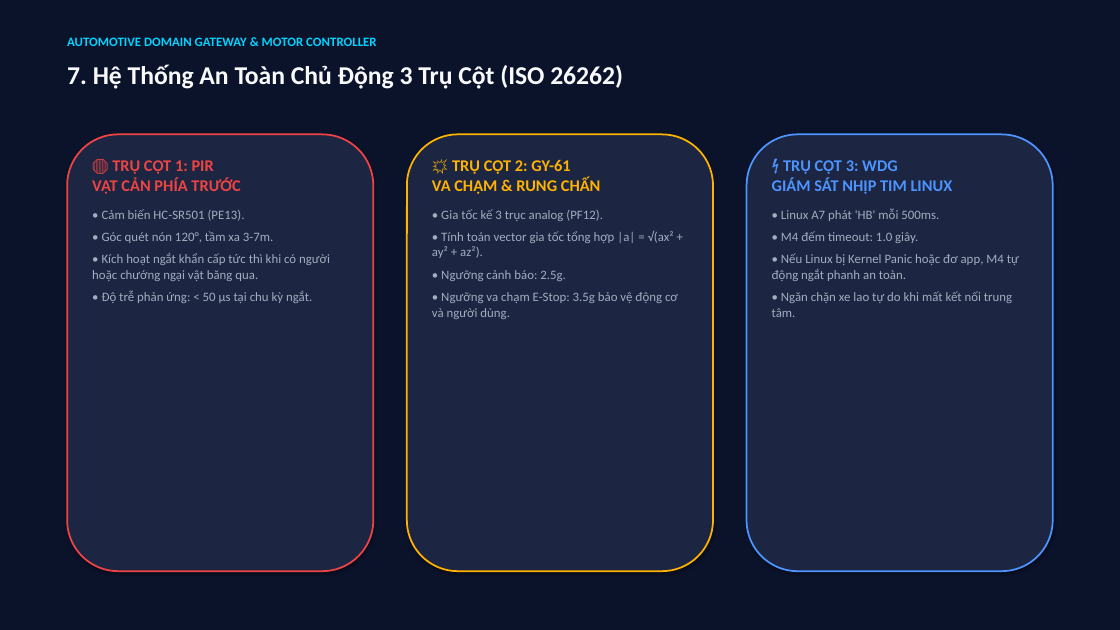
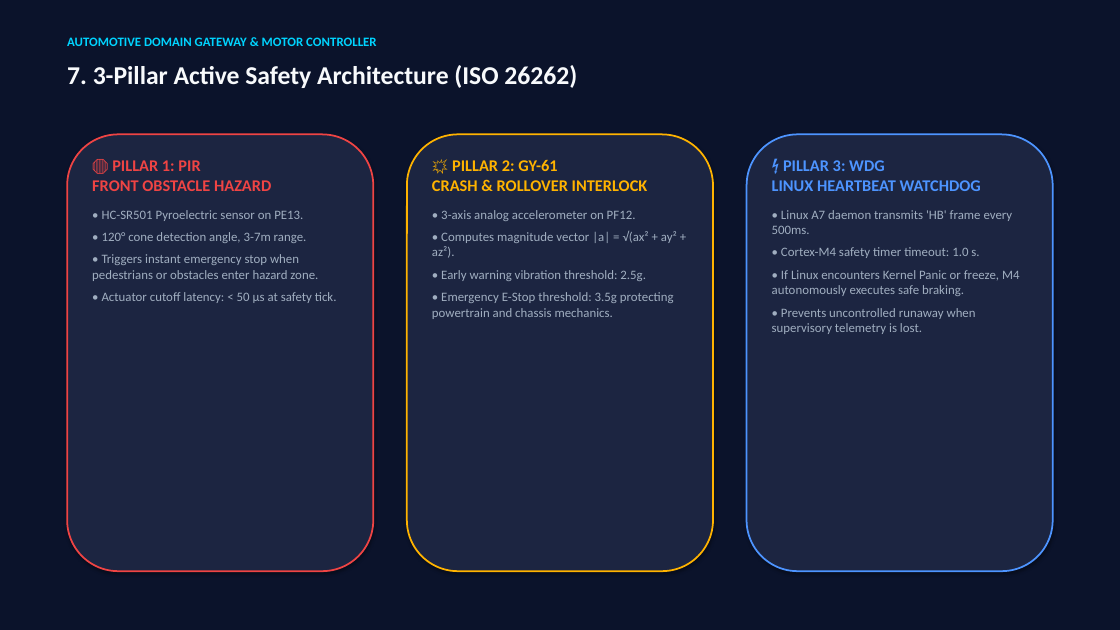
Before and after one commit to dobuuphuoc/stm32mp157d-dk1-automotive-gateway, a slide deck: slide 8 of docs/AUTOMOTIVE_DOMAIN_GATEWAY_PRESENTATION.pptx. Drawn at 1120x630 pixels with LibreOffice and Linux fonts; fonts in the diff are those of the drawing. Boxes give left, top, right and bottom in pixels: in the first picture for what was removed or moved away, otherwise in the second. Text is boxed around its words. In the diff, an @@ line names an element or a change of style, - is before the commit and + after.

```diff
--- a/docs/AUTOMOTIVE_DOMAIN_GATEWAY_PRESENTATION.pptx
+++ b/docs/AUTOMOTIVE_DOMAIN_GATEWAY_PRESENTATION.pptx
@@ text at [67,65,577,88]: text changed @@
-7. Hệ Thống An Toàn Chủ Động 3 Trụ Cột (ISO 26262)
+7. 3-Pillar Active Safety Architecture (ISO 26262)
@@ text at [92,160,337,303]: text changed @@
-🛑 TRỤ CỘT 1: PIR
-VẬT CẢN PHÍA TRƯỚC
-• Cảm biến HC-SR501 (PE13).
-• Góc quét nón 120°, tầm xa 3-7m.
-• Kích hoạt ngắt khẩn cấp tức thì khi có người hoặc chướng ngại vật băng qua.
-• Độ trễ phản ứng: < 50 µs tại chu kỳ ngắt.
+🛑 PILLAR 1: PIR
+FRONT OBSTACLE HAZARD
+• HC-SR501 Pyroelectric sensor on PE13.
+• 120° cone detection angle, 3-7m range.
+• Triggers instant emergency stop when pedestrians or obstacles enter hazard zone.
+• Actuator cutoff latency: < 50 µs at safety tick.
@@ text at [432,160,677,319]: text changed @@
-💥 TRỤ CỘT 2: GY-61
-VA CHẠM & RUNG CHẤN
-• Gia tốc kế 3 trục analog (PF12).
-• Tính toán vector gia tốc tổng hợp |a| = √(ax² + ay² + az²).
-• Ngưỡng cảnh báo: 2.5g.
-• Ngưỡng va chạm E-Stop: 3.5g bảo vệ động cơ và người dùng.
+💥 PILLAR 2: GY-61
+CRASH & ROLLOVER INTERLOCK
+• 3-axis analog accelerometer on PF12.
+• Computes magnitude vector |a| = √(ax² + ay² + az²).
+• Early warning vibration threshold: 2.5g.
+• Emergency E-Stop threshold: 3.5g protecting powertrain and chassis mechanics.
@@ text at [772,160,1019,334]: text changed @@
-⚡ TRỤ CỘT 3: WDG
-GIÁM SÁT NHỊP TIM LINUX
-• Linux A7 phát 'HB' mỗi 500ms.
-• M4 đếm timeout: 1.0 giây.
-• Nếu Linux bị Kernel Panic hoặc đơ app, M4 tự động ngắt phanh an toàn.
-• Ngăn chặn xe lao tự do khi mất kết nối trung tâm.
+⚡ PILLAR 3: WDG
+LINUX HEARTBEAT WATCHDOG
+• Linux A7 daemon transmits 'HB' frame every 500ms.
+• Cortex-M4 safety timer timeout: 1.0 s.
+• If Linux encounters Kernel Panic or freeze, M4 autonomously executes safe braking.
+• Prevents uncontrolled runaway when supervisory telemetry is lost.
```
Also in this commit, not shown: 15 other slides changed, 1 slide added, 1 slide removed, 17 other files.
